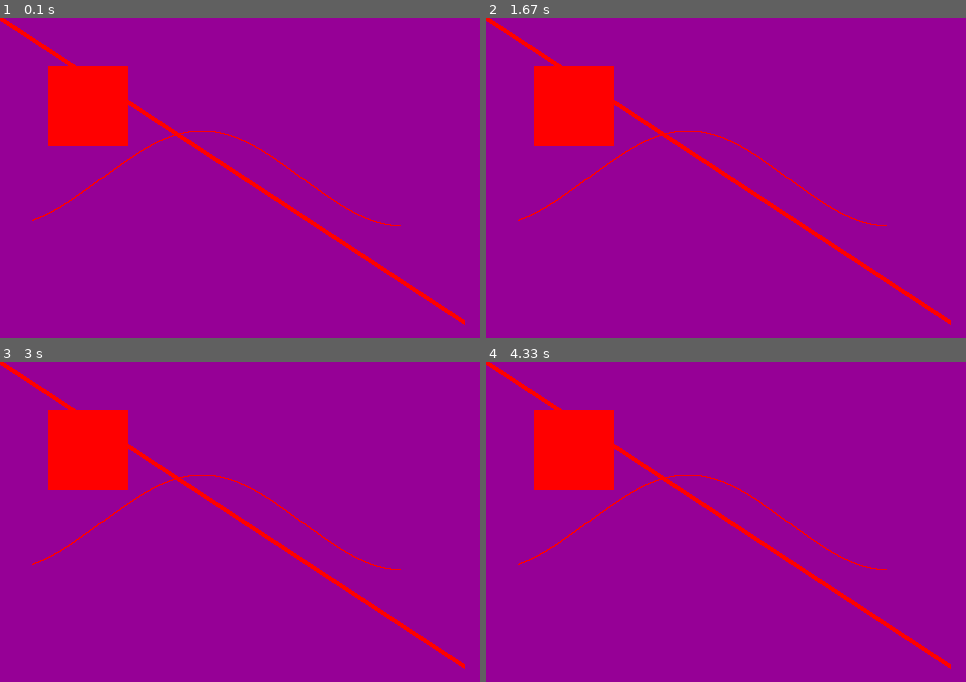
Above: before the commit, frames 1-4 (two rows, left to right).
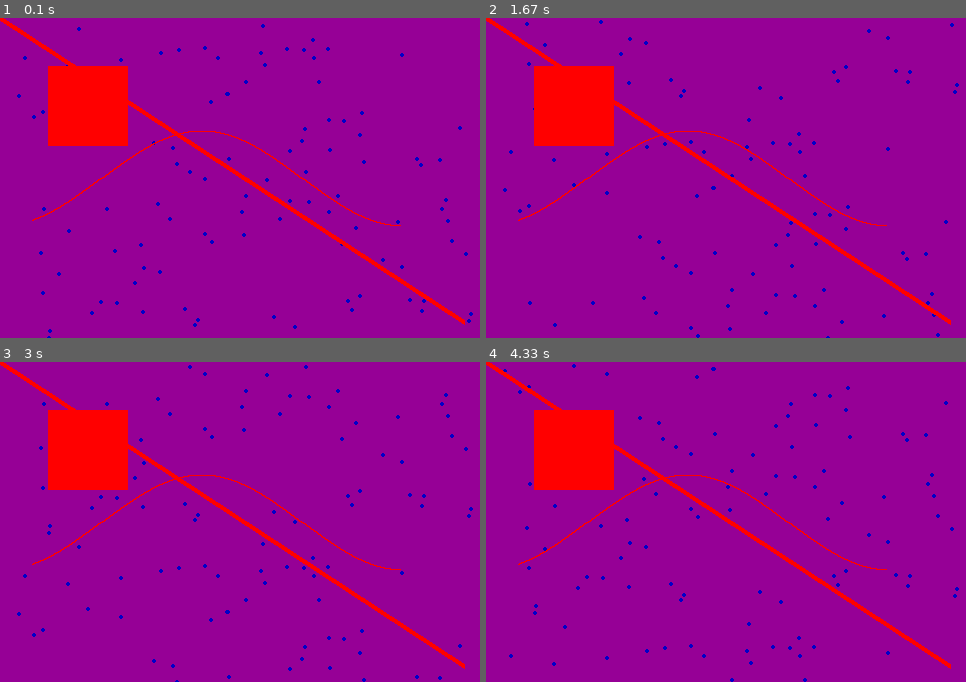
Above: after the commit, the same moments.

Repository: larryoatmeal/6.3E-SideScroller
Game: pygame game, started from demo.py
Same seed, same stepped clock (60 frames per second), same inputs: the game is played once before the commit and once after it.
Inputs:
- Up to frame 1 (0.1 s): no input
- Up to frame 2 (1.67 s): tap Enter at 0.33 s
- Up to frame 3 (3 s): no input
- Up to frame 4 (4.33 s): no input

The runs differ from the first frame. In frame 1, 0.7% of the frame differs, in the area x 3-99%, y 1-100%; in frame 2, 0.7%; in frame 3, 0.7%; in frame 4, 0.8%, in the area x 3-99%, y 0-100%.

Commit message:
Added rain

Diff:
--- a/demo.py
+++ b/demo.py
@@ -1,4 +1,4 @@
-import sys, pygame, math
+import sys, pygame, math, random
 pygame.init()
 
 # Colors
@@ -6,8 +6,11 @@
 WHITE = (255, 255, 255)
 LAVENDAR = (150, 0, 150)
 RED = (255, 0, 0)
+BLUE = (0, 0, 200)
 # 3:2 aspect ratio. 30x20 UNITxUNIT blocks
-size = (480, 320)
+WIDTH = 480
+HEIGHT = 320
+size = (WIDTH, HEIGHT)
 UNIT = 16
 screen = pygame.display.set_mode(size)
 pygame.display.set_caption("NEXT 3E")
@@ -21,21 +24,43 @@
 # Render text (text, anti-aliasing, color)
 # text = font.render("6.3E", True, BLACK)
 
+#initialize rainDrops
+RAIN_DIAMETER = int(UNIT/8)
+RAIN_SPEED = int(UNIT/16)
+NUM_RAIN_DROPS = 100
+rainDrops = []
+for i in range(NUM_RAIN_DROPS):
+	x = random.randrange(RAIN_DIAMETER, WIDTH - RAIN_DIAMETER)
+	y = random.randrange(RAIN_DIAMETER, HEIGHT - RAIN_DIAMETER)
+
+	rainDrops.append([x,y])
 while keepGoing:
 	# Poll for events
 	for event in pygame.event.get():
 		if event.type == pygame.QUIT:
-			keepGoing = False;
+			keepGoing = False
 		elif event.type == pygame.KEYDOWN:
 			# handle keydown
-			print("KEYDOWN")
+			print("KEYDOWN", event.key)
+			if event.key == 113:#q
+				keepGoing = False
+
 		elif event.type == pygame.KEYUP:
 			# handle keyup
 			print("KEYUP")
 	# Update world
+	for coord in rainDrops:
+		coord[1] += RAIN_SPEED
+		if coord[1] > HEIGHT:
+			coord[1] = -RAIN_DIAMETER
 
 	# Draw world
 	screen.fill(LAVENDAR) #need to clear screen on each Draw
+
+	#Draw rain
+	for coord in rainDrops:
+		pygame.draw.circle(screen, BLUE, coord, RAIN_DIAMETER)
+
 
 	pygame.draw.rect(screen, RED, [UNIT*3, UNIT*3, UNIT*5, UNIT*5])
 	pygame.draw.line(screen, RED, [0, 0], [UNIT*29, UNIT*19], 5)
